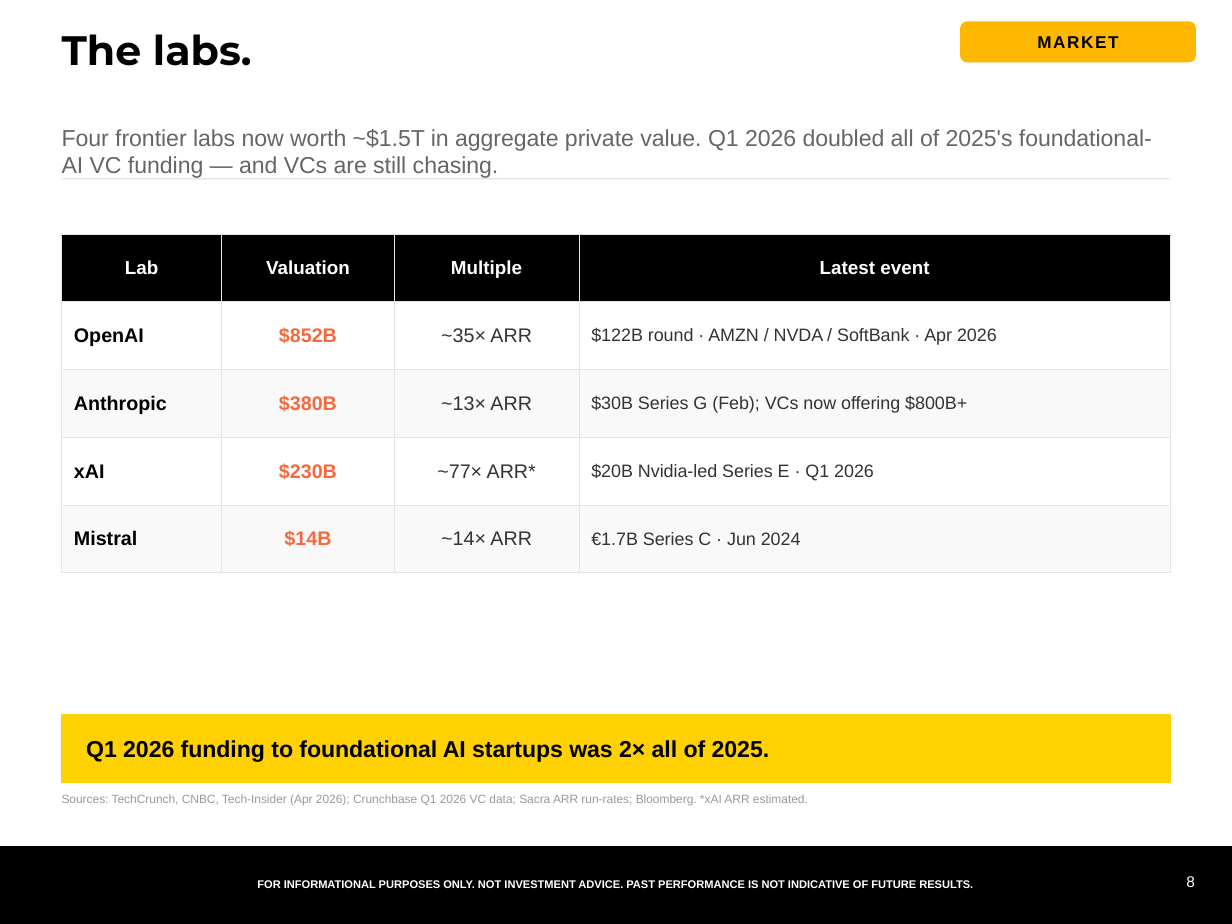
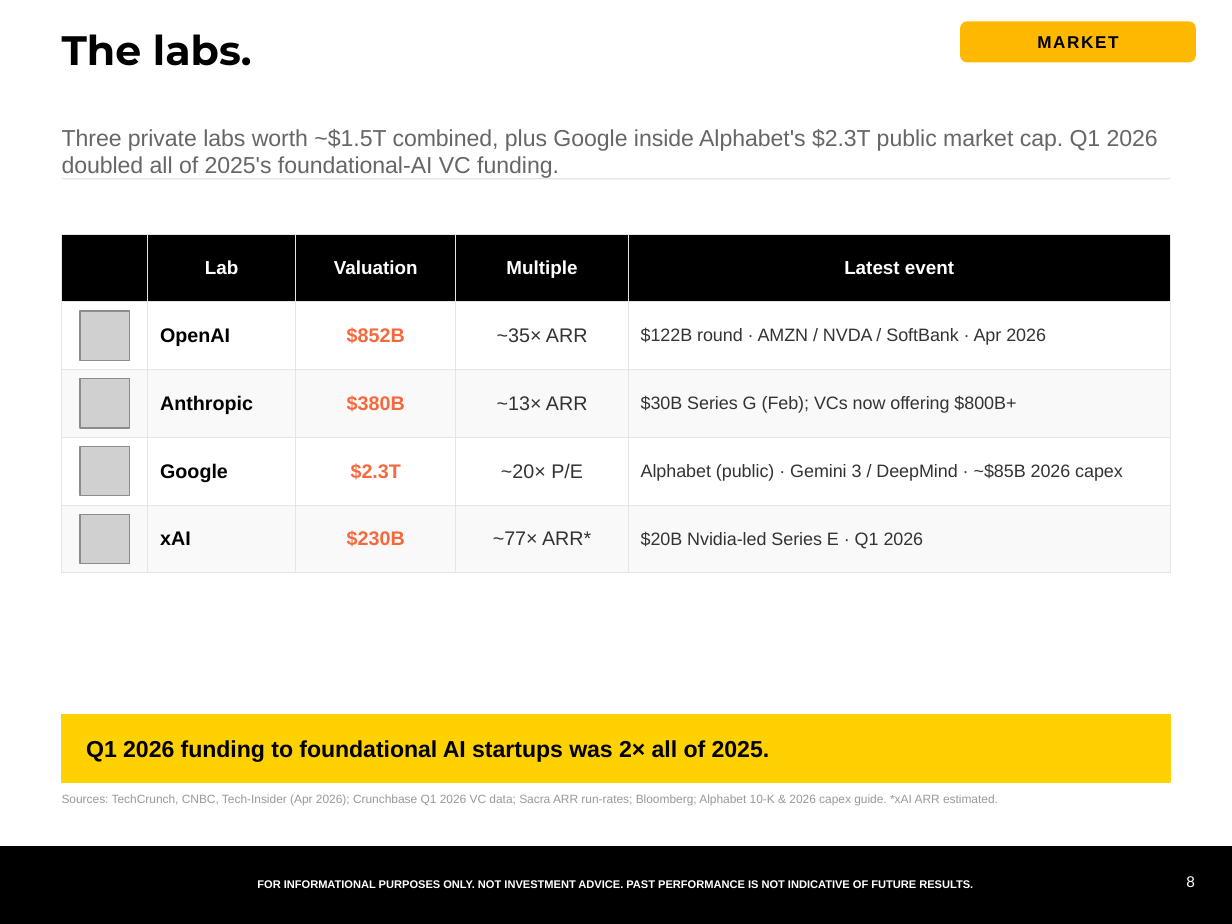
Before and after one commit to samuelcmcclellan-cell/ai-markets-deck, a slide deck: slide 8 of ai-markets-deck.pptx. Drawn at 1232x924 pixels with LibreOffice and Linux fonts; fonts in the diff are those of the drawing; grey boxes stand for pictures. Boxes give left, top, right and bottom in pixels: in the first picture for what was removed or moved away, otherwise in the second. Text is boxed around its words. In the diff, an @@ line names an element or a change of style, - is before the commit and + after.

```diff
--- a/ai-markets-deck.pptx
+++ b/ai-markets-deck.pptx
@@ text at (x1=62, y1=129, x2=1158, y2=178): text changed @@
-Four frontier labs now worth ~$1.5T in aggregate private value. Q1 2026 doubled all of 2025's foundational-AI VC funding — and VCs are still chasing.
+Three private labs worth ~$1.5T combined, plus Google inside Alphabet's $2.3T public market cap. Q1 2026 doubled all of 2025's foundational-AI VC funding.
@@ table at (x1=62, y1=234, x2=1170, y2=553) @@
-column 1: Lab | OpenAI | Anthropic | xAI | Mistral
-column 2: Valuation | $852B | $380B | $230B | $14B
-column 3: Multiple | ~35× ARR | ~13× ARR | ~77× ARR* | ~14× ARR
-column 4: Latest event | $122B round · AMZN / NVDA / SoftBank · Apr 2026 | $30B Series G (Feb); VCs now offering $800B+ | $20B Nvidia-led Series E · Q1 2026 | €1.7B Series C · Jun 2024
+column 1:  |  |  |  | 
+column 2: Lab | OpenAI | Anthropic | Google | xAI
+column 3: Valuation | $852B | $380B | $2.3T | $230B
+column 4: Multiple | ~35× ARR | ~13× ARR | ~20× P/E | ~77× ARR*
+column 5: Latest event | $122B round · AMZN / NVDA / SoftBank · Apr 2026 | $30B Series G (Feb); VCs now offering $800B+ | Alphabet (public) · Gemini 3 / DeepMind · ~$85B 2026 capex | $20B Nvidia-led Series E · Q1 2026
@@ picture added at (x1=80, y1=310, x2=129, y2=360) @@
@@ picture added at (x1=80, y1=379, x2=129, y2=429) @@
@@ picture added at (x1=80, y1=446, x2=129, y2=495) @@
@@ picture added at (x1=80, y1=514, x2=129, y2=563) @@
@@ text at (x1=62, y1=794, x2=998, y2=806): text changed @@
-Sources: TechCrunch, CNBC, Tech-Insider (Apr 2026); Crunchbase Q1 2026 VC data; Sacra ARR run-rates; Bloomberg. *xAI ARR estimated.
+Sources: TechCrunch, CNBC, Tech-Insider (Apr 2026); Crunchbase Q1 2026 VC data; Sacra ARR run-rates; Bloomberg; Alphabet 10-K & 2026 capex guide. *xAI ARR estimated.
```
Also in this commit, not shown: 6 other files.
